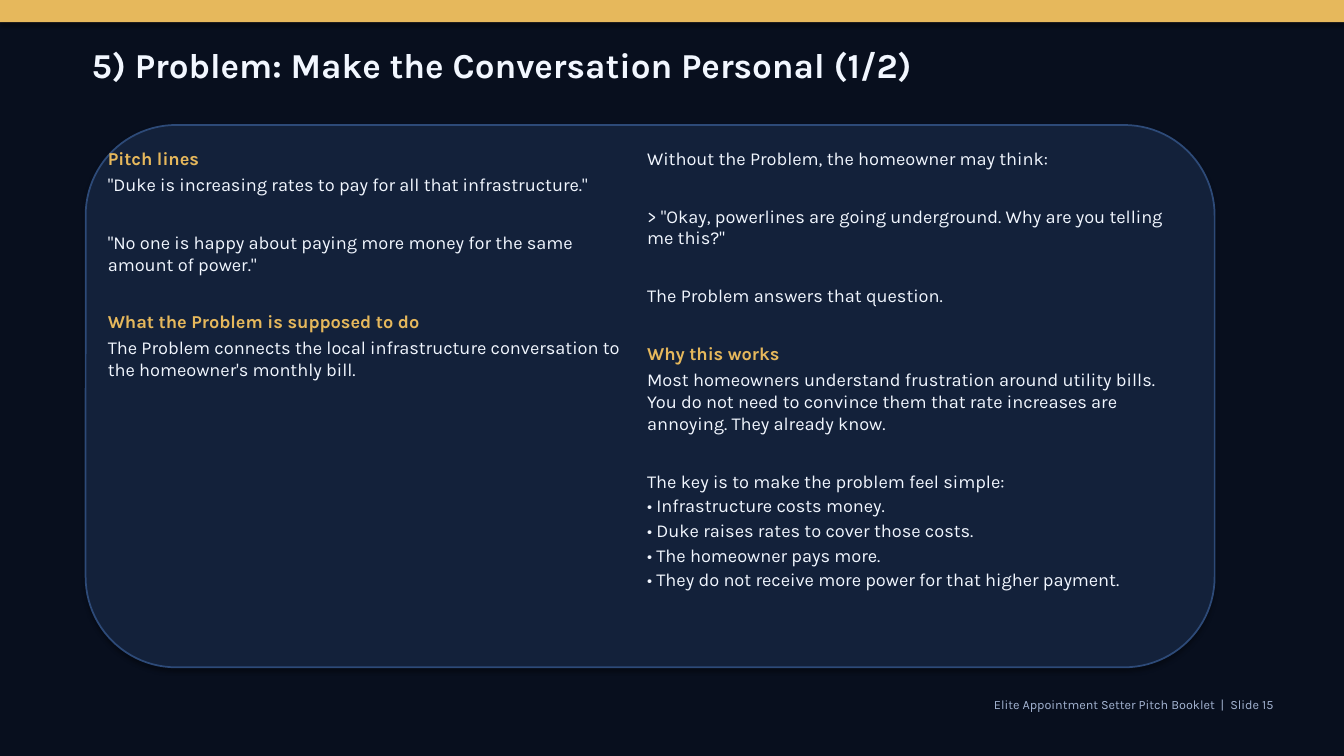
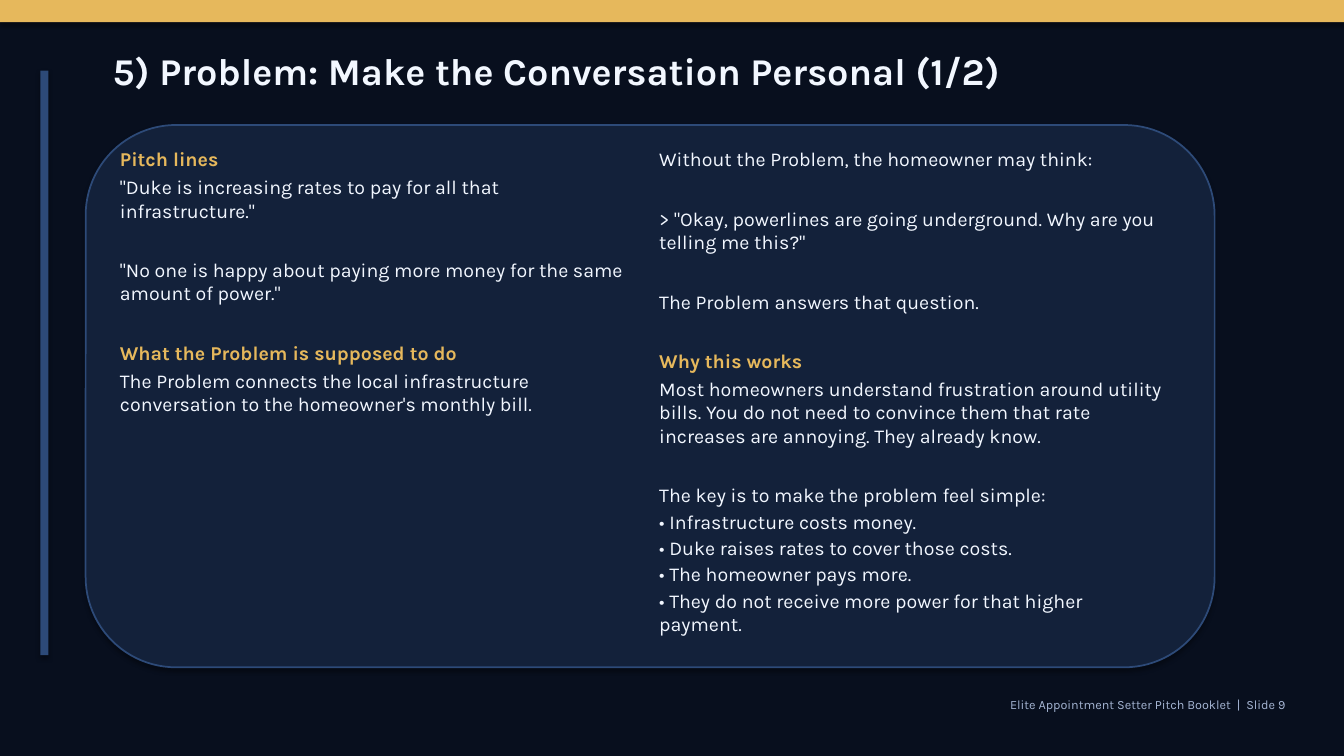
Before and after one commit to rvargas112902-ship-it/Solar-project, a slide deck: slide 9 of deliverables/APPOINTMENT_SETTER_HANDBOOK_ELITE_DECK.pptx (slide 15 before the commit). Drawn at 1344x756 pixels with LibreOffice and Linux fonts; fonts in the diff are those of the drawing. Boxes give left, top, right and bottom in pixels: in the first picture for what was removed or moved away, otherwise in the second. Text is boxed around its words. In the diff, an @@ line names an element or a change of style, - is before the commit and + after.

```diff
--- a/deliverables/APPOINTMENT_SETTER_HANDBOOK_ELITE_DECK.pptx
+++ b/deliverables/APPOINTMENT_SETTER_HANDBOOK_ELITE_DECK.pptx
@@ text "5) Problem: Make the Conversation ...": place and size @@
-text "5) Problem: Make the Conversation ..." at (92,51,912,82)
+text "5) Problem: Make the Conversation ..." at (113,56,999,89)
@@ text "5) Problem: Make the Conversation ..." at (113,56,999,89): size 25 to 27 pt @@
@@ rectangle added at (40,71,48,655), fill #2D4A78 @@
@@ text "Pitch lines" at (120,152,623,416): size 13 to 14 pt @@
@@ text "Pitch lines": place and size @@
-text "Pitch lines" at (108,149,620,381)
+text "Pitch lines" at (120,152,623,416)
@@ text "Without the Problem, the homeowner ...": place and size @@
-text "Without the Problem, the homeowner ..." at (647,152,1163,591)
+text "Without the Problem, the homeowner ..." at (659,152,1161,636)
@@ text "Without the Problem, the homeowner ..." at (659,152,1161,636): size 13 to 14 pt @@
@@ text at (1010,700,1285,712): text changed @@
-Elite Appointment Setter Pitch Booklet | Slide 15
+Elite Appointment Setter Pitch Booklet | Slide 9
```
Also in this commit, not shown: 75 other slides changed, 6 slides removed, 2 other files.
